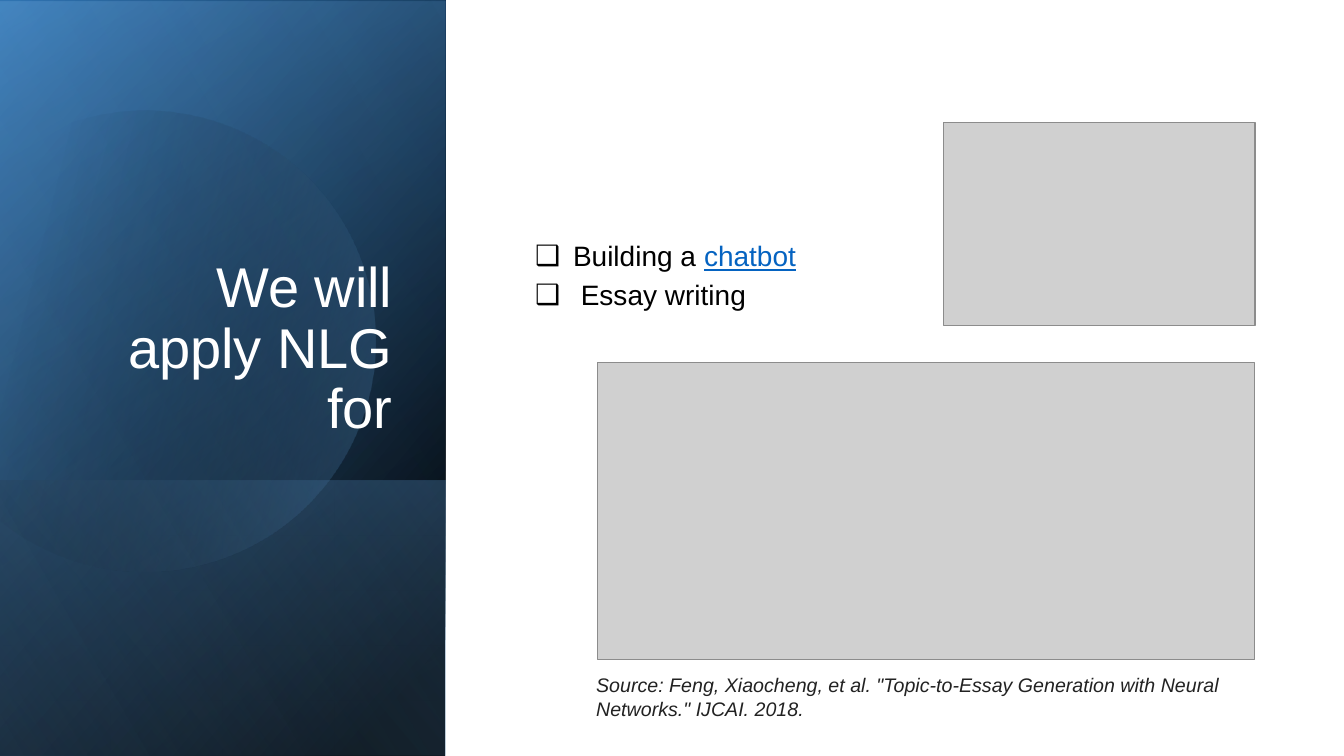
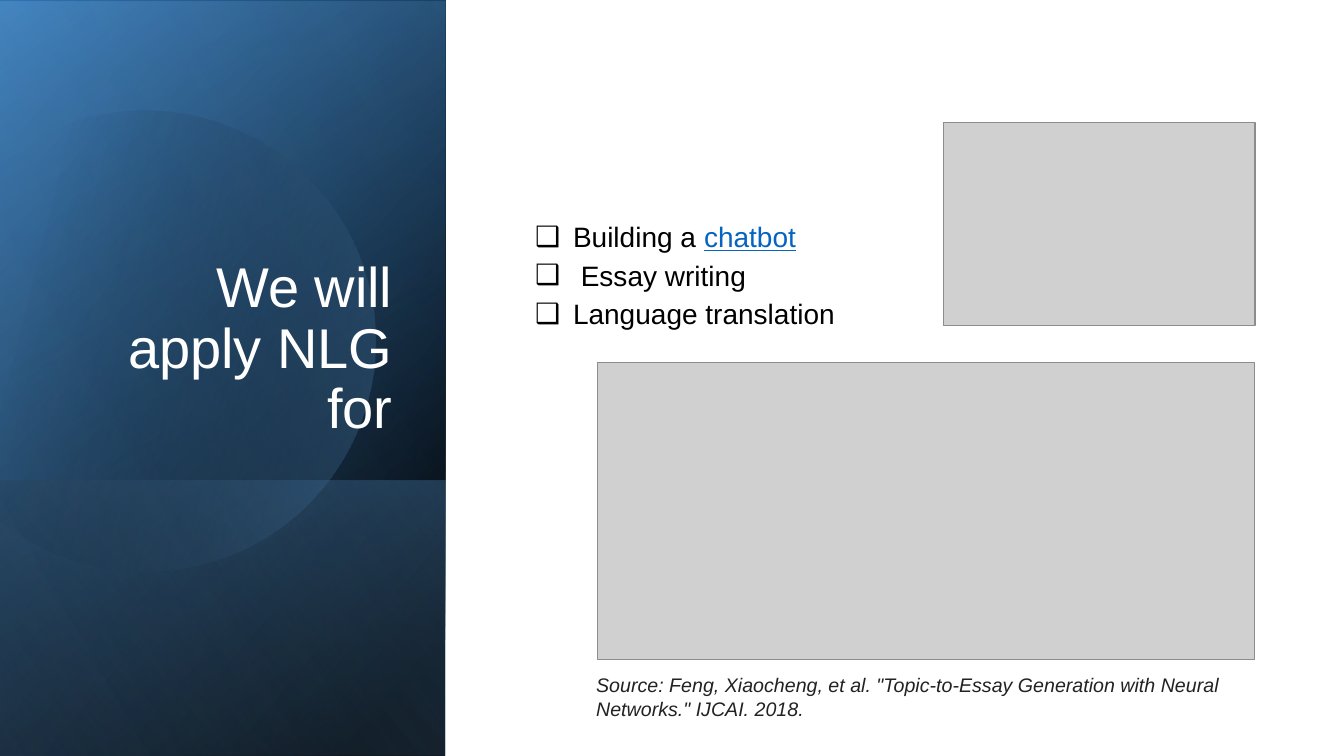
Before and after one commit to DSAISummerCamp/dscamp_public, a slide deck: slide 4 of NLP 2/nlp2.pptx. Drawn at 1344x756 pixels with LibreOffice and Linux fonts; fonts in the diff are those of the drawing; grey boxes stand for pictures. Boxes give left, top, right and bottom in pixels: in the first picture for what was removed or moved away, otherwise in the second. Text is boxed around its words. In the diff, an @@ line names an element or a change of style, - is before the commit and + after.

Commit message:
Add files via upload
Fixed typos

```diff
--- a/NLP 2/nlp2.pptx
+++ b/NLP 2/nlp2.pptx
@@ text at (x1=573, y1=303, x2=834, y2=329): paragraph added @@
+❑ Language translation
```
